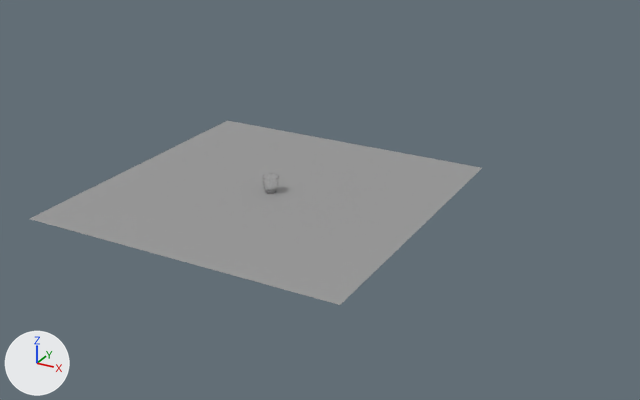
The Blender file glass.blend, before and after one commit.
The view is the same before and after, from a 50 mm lens placed at (2.67, -4.23, 2.13), pointed at (0.15, 0.35, -0.16). The lights are fixed; the arrows at lower left show +X, +Y and +Z.

The first picture shows 'Cup', 'Table'.
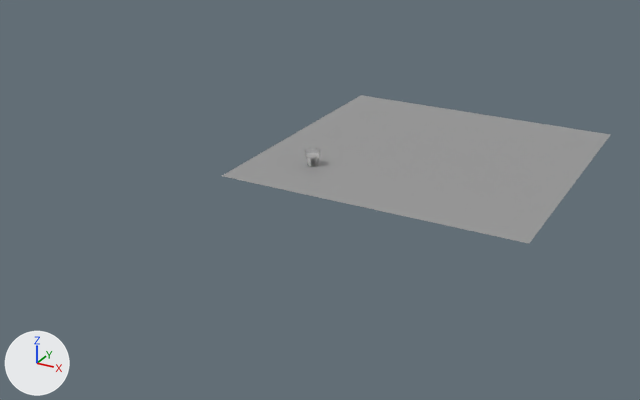
Commit message: Final scene set up

What differs and where, as boxes (x1, y1, x2, y2) in the pictures (640 x 400 px):
'Table', moved
    before: (30, 121, 482, 305)
    after: (222, 95, 610, 243)
'Cup', moved
    before: (262, 173, 279, 194)
    after: (305, 148, 320, 167)

Patch to the scene script:
```diff
--- a/glass.blend.py
+++ b/glass.blend.py
@@ ob_cup @@
 ob_cup.parent = ob_table
-ob_cup.location = (0.0, 0.0, 0.00112)
+ob_cup.location = (-0.586, -0.553, 0.00112)
 ob_cup.rotation_euler = (0.0, 0.0, 0.00198)  # degrees (0, 0, 0.1)
@@ ob_table @@
 ob_table = bpy.data.objects.new('Table', me_plane)
-ob_table.location = (0.0, 0.0, 0.0)
+ob_table.location = (0.59, 1.063, 0.0)
```
